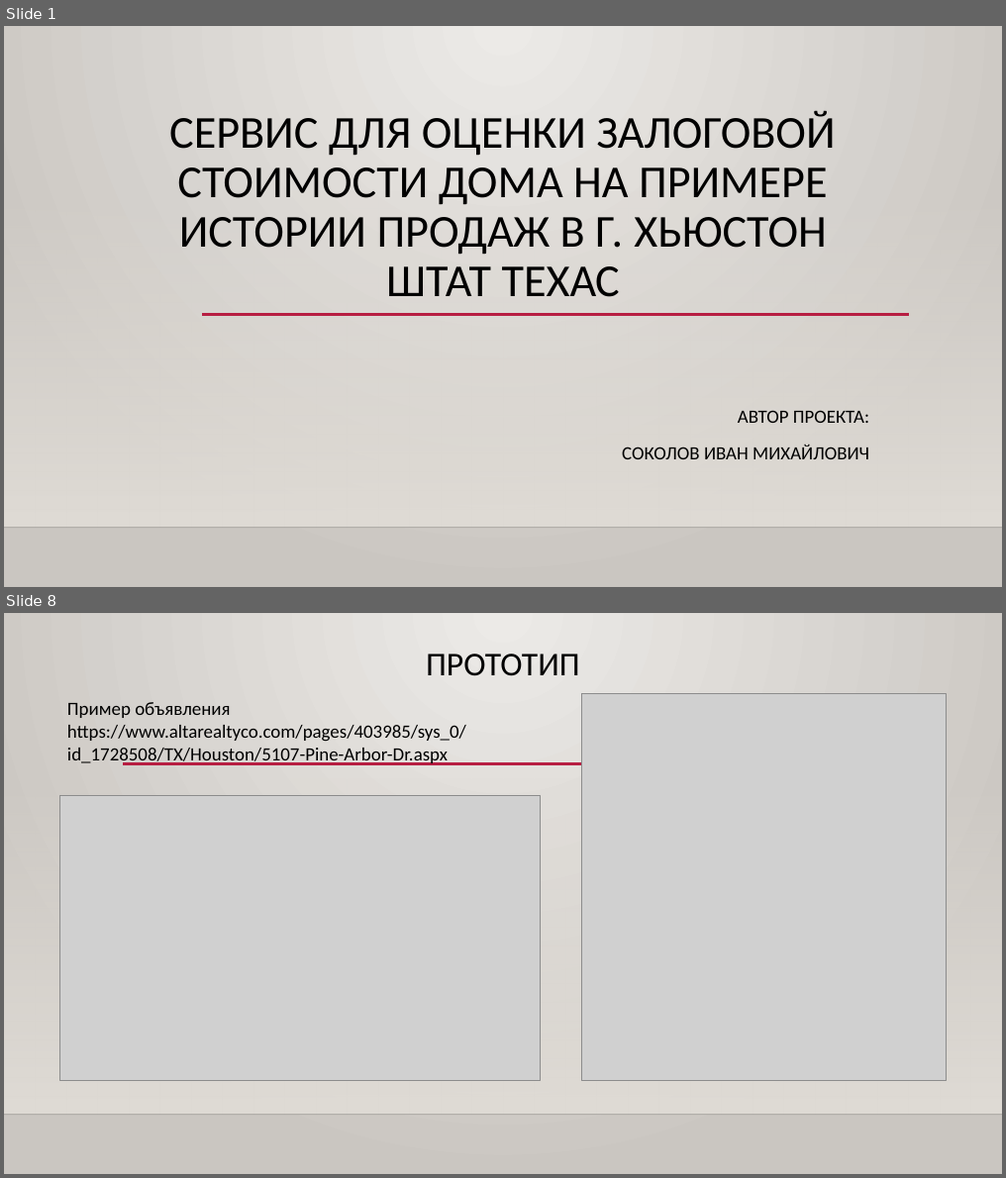
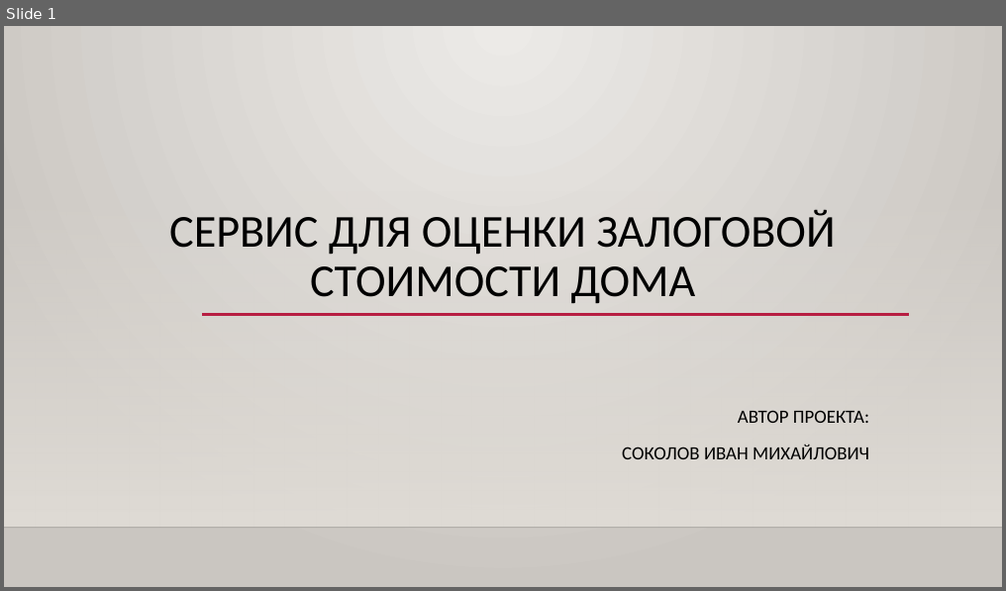
Before and after one commit to Sokolov-IM/sim-repo, a slide deck: Дипломный проект/Sokolov_presentation.pptx. Shown one above the other, each under a label of ours: slides 1 and 8 before the commit, slide 1 after it; the slides between them are not shown. The pictures are 1006x1178 and 1006x591 pixels, drawn with LibreOffice and Linux fonts; fonts in the diff are those of the drawing; grey boxes stand for pictures; background and template pictures are left out. Boxes give left, top, right and bottom in pixels: in the first picture for what was removed or moved away, otherwise in the second. Text is boxed around its words. In the diff, an @@ line names an element or a change of style, - is before the commit and + after.

```diff
--- a/Дипломный проект/Sokolov_presentation.pptx
+++ b/Дипломный проект/Sokolov_presentation.pptx
@@ slide 8 removed at bbox=[4, 613, 1002, 1174], background gradient #ECEAE7 to #CAC7C1; not listed: 2 template elements that a slide beside it also shows @@
@@ title removed at bbox=[426, 654, 580, 676] @@
-ПРОТОТИП
@@ picture removed at bbox=[582, 693, 945, 1081] @@
@@ text removed at bbox=[67, 702, 466, 765] @@
-Пример объявления
-https://www.altarealtyco.com/pages/403985/sys_0/id_1728508/TX/Houston/5107-Pine-Arbor-Dr.aspx
@@ line removed from (123, 764) to (910, 764) @@
@@ picture removed at bbox=[60, 796, 541, 1081] @@
@@ slide 1 changed as well @@
@@ title at bbox=[169, 209, 835, 304]: text changed @@
-СЕРВИС ДЛЯ ОЦЕНКИ ЗАЛОГОВОЙ СТОИМОСТИ ДОМА НА ПРИМЕРЕ ИСТОРИИ ПРОДАЖ В Г. ХЬЮСТОН ШТАТ ТЕХАС
+СЕРВИС ДЛЯ ОЦЕНКИ ЗАЛОГОВОЙ СТОИМОСТИ ДОМА
```
Also in this commit, not shown: 7 slides added, 7 other slides removed.
